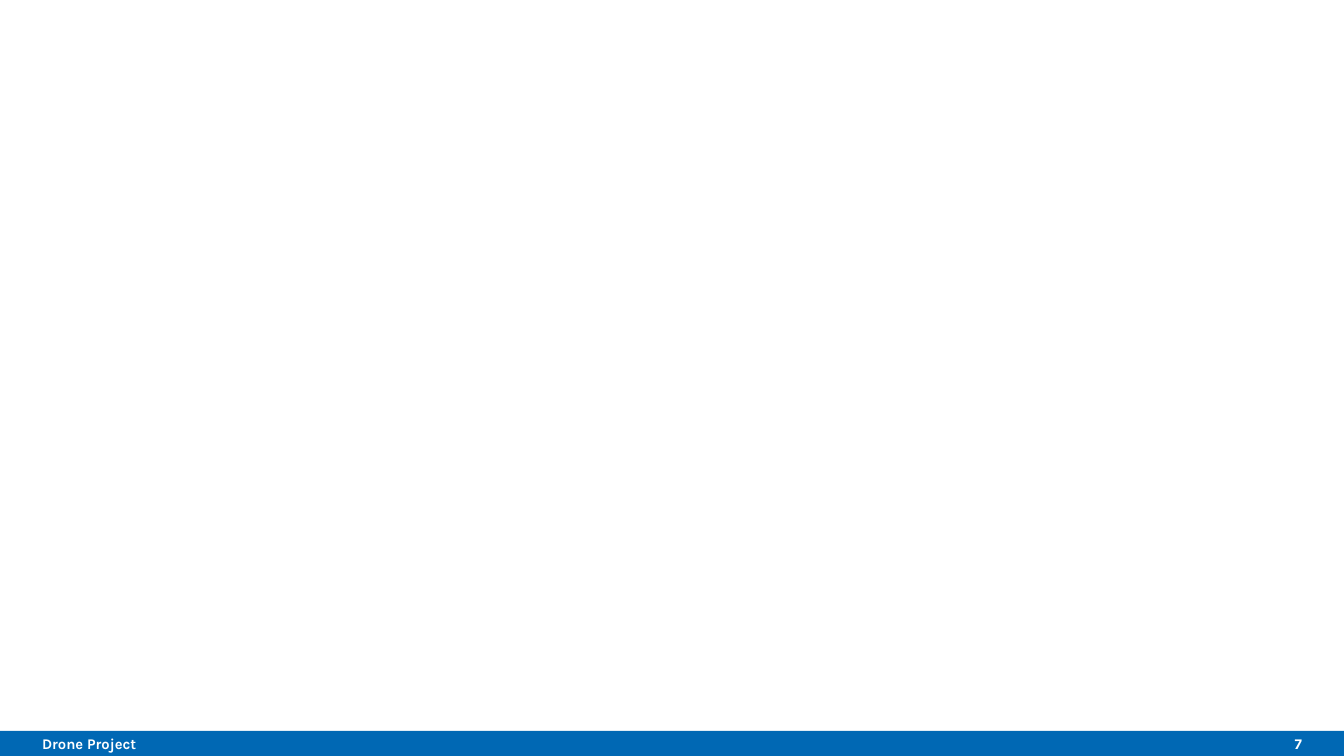
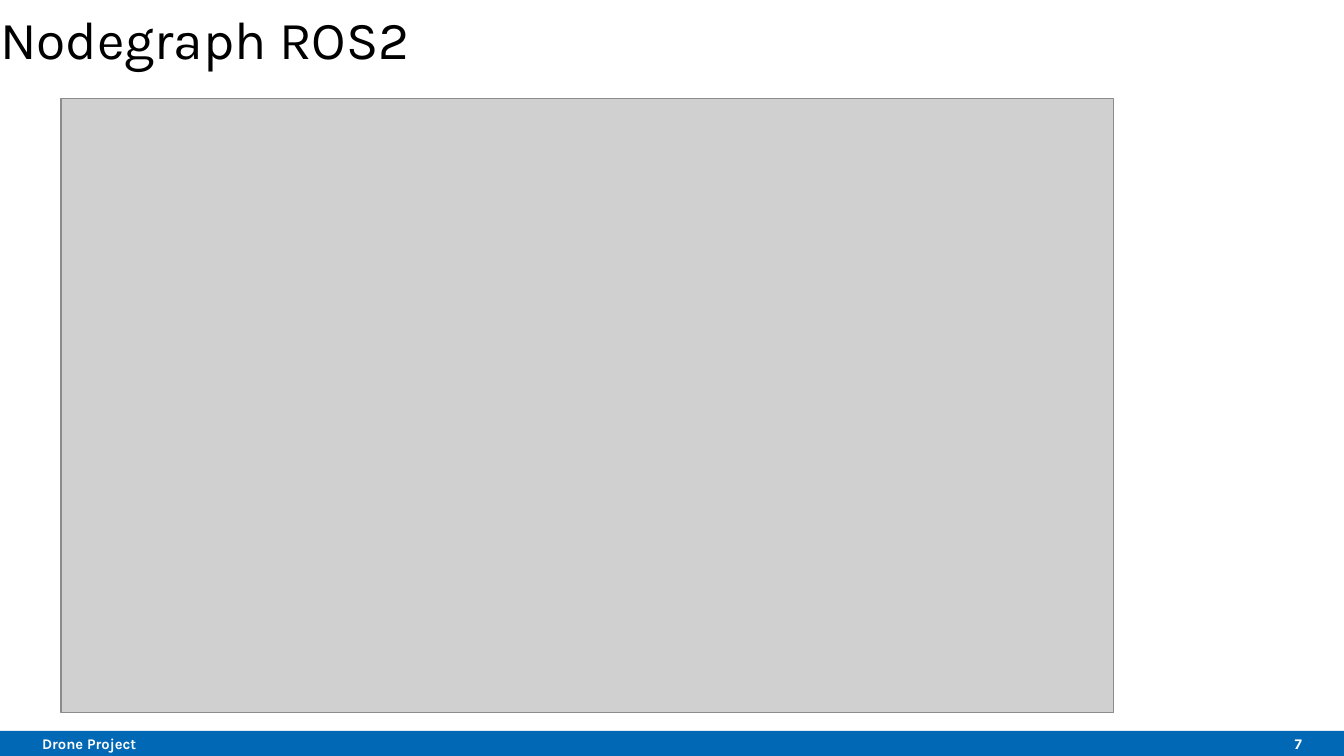
Before and after one commit to Belvin7/Drone_Project_personal-, a slide deck: slide 7 of AMS_Intermediate_Presentation.odp. Drawn at 1344x756 pixels with LibreOffice and Linux fonts; fonts in the diff are those of the drawing; grey boxes stand for pictures; background and template pictures are left out. Boxes give left, top, right and bottom in pixels: in the first picture for what was removed or moved away, otherwise in the second. Text is boxed around its words. In the diff, an @@ line names an element or a change of style, - is before the commit and + after.

Commit message:
added slide for ros node graph

```diff
--- a/AMS_Intermediate_Presentation.odp
+++ b/AMS_Intermediate_Presentation.odp
@@ title added at [0,22,409,72], 28.6 pt, text #000000 @@
+Nodegraph ROS2
@@ picture added at [60,99,1113,714] @@
```
Also in this commit, not shown: 1 other file.
